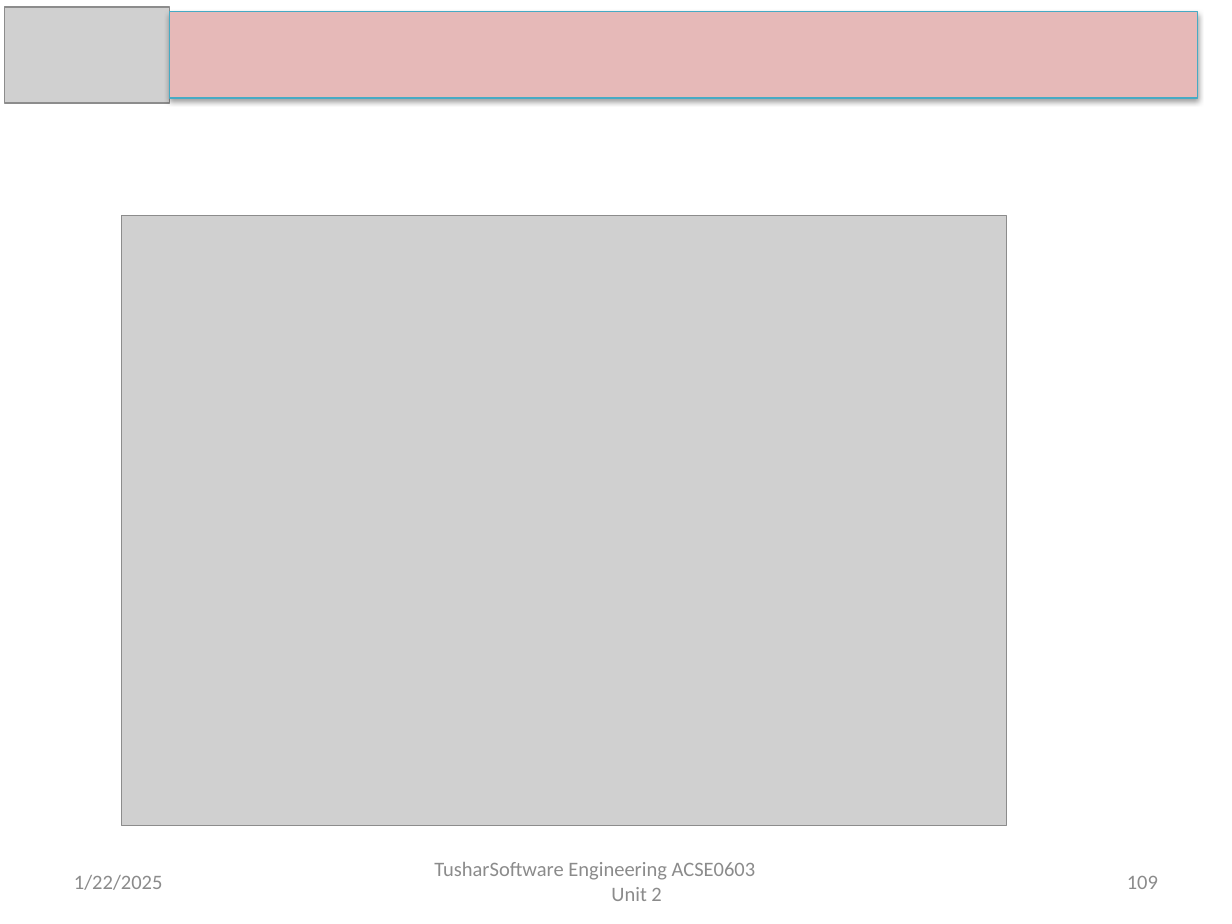
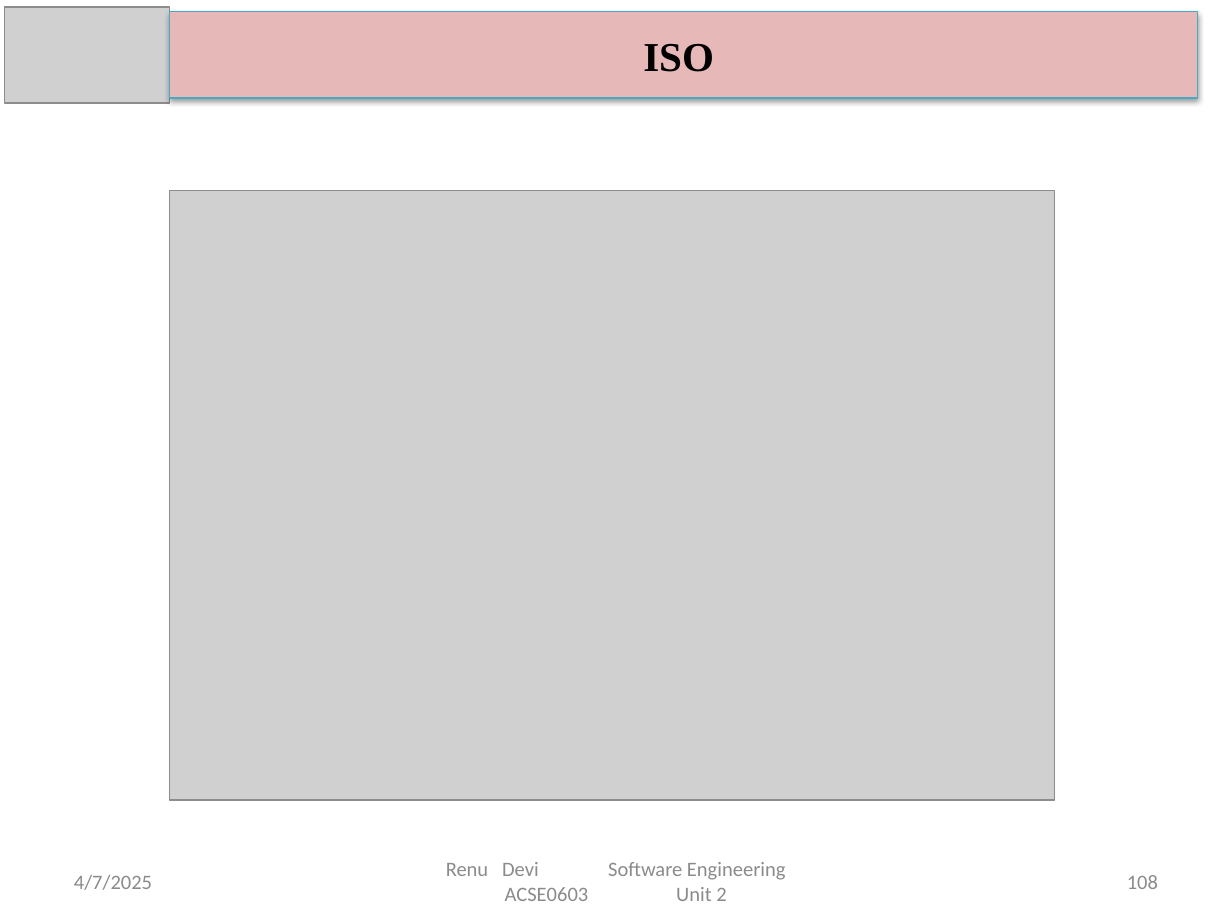
Before and after one commit to DevGoyalG/NIET-Study-Material, a slide deck: slide 108 of CSE (Artificial Intelligence and Machine Learning)/Third Year/Sixth Semester/PPTs/Software Engineering/SE - Unit 2.pptx (slide 109 before the commit). Drawn at 1232x924 pixels with LibreOffice and Linux fonts; fonts in the diff are those of the drawing; grey boxes stand for pictures. Boxes give left, top, right and bottom in pixels: in the first picture for what was removed or moved away, otherwise in the second. Text is boxed around its words. In the diff, an @@ line names an element or a change of style, - is before the commit and + after.

```diff
--- a/CSE (Artificial Intelligence and Machine Learning)/Third Year/Sixth Semester/PPTs/Software Engineering/SE - Unit 2.pptx
+++ b/CSE (Artificial Intelligence and Machine Learning)/Third Year/Sixth Semester/PPTs/Software Engineering/SE - Unit 2.pptx
@@ text in rectangle at bbox=[643, 44, 714, 72]: text added @@
+ISO
@@ picture: place and size @@
-picture at bbox=[121, 216, 1005, 825]
+picture at bbox=[170, 191, 1055, 801]
@@ text at bbox=[446, 862, 786, 901]: text changed @@
-TusharSoftware Engineering ACSE0603 Unit 2
+Renu Devi Software Engineering ACSE0603 Unit 2
@@ text at bbox=[74, 875, 152, 890]: text changed @@
-1/22/2025
+4/7/2025
@@ page number at bbox=[1127, 875, 1158, 889]: text changed @@
-109
+108
```
Also in this commit, not shown: 128 other slides changed, 3 slides added, 4 slides removed, 4 other files.
